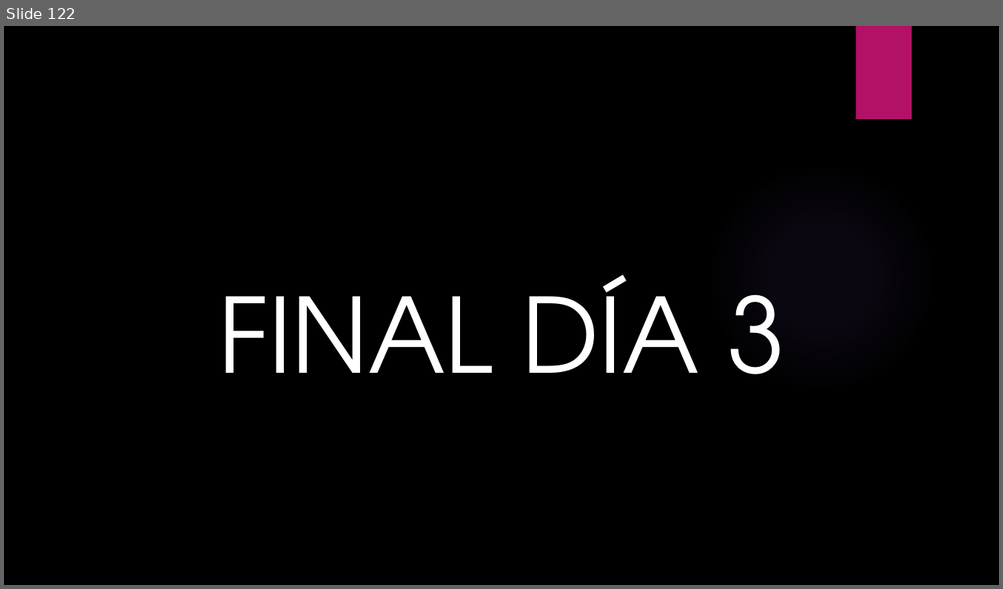
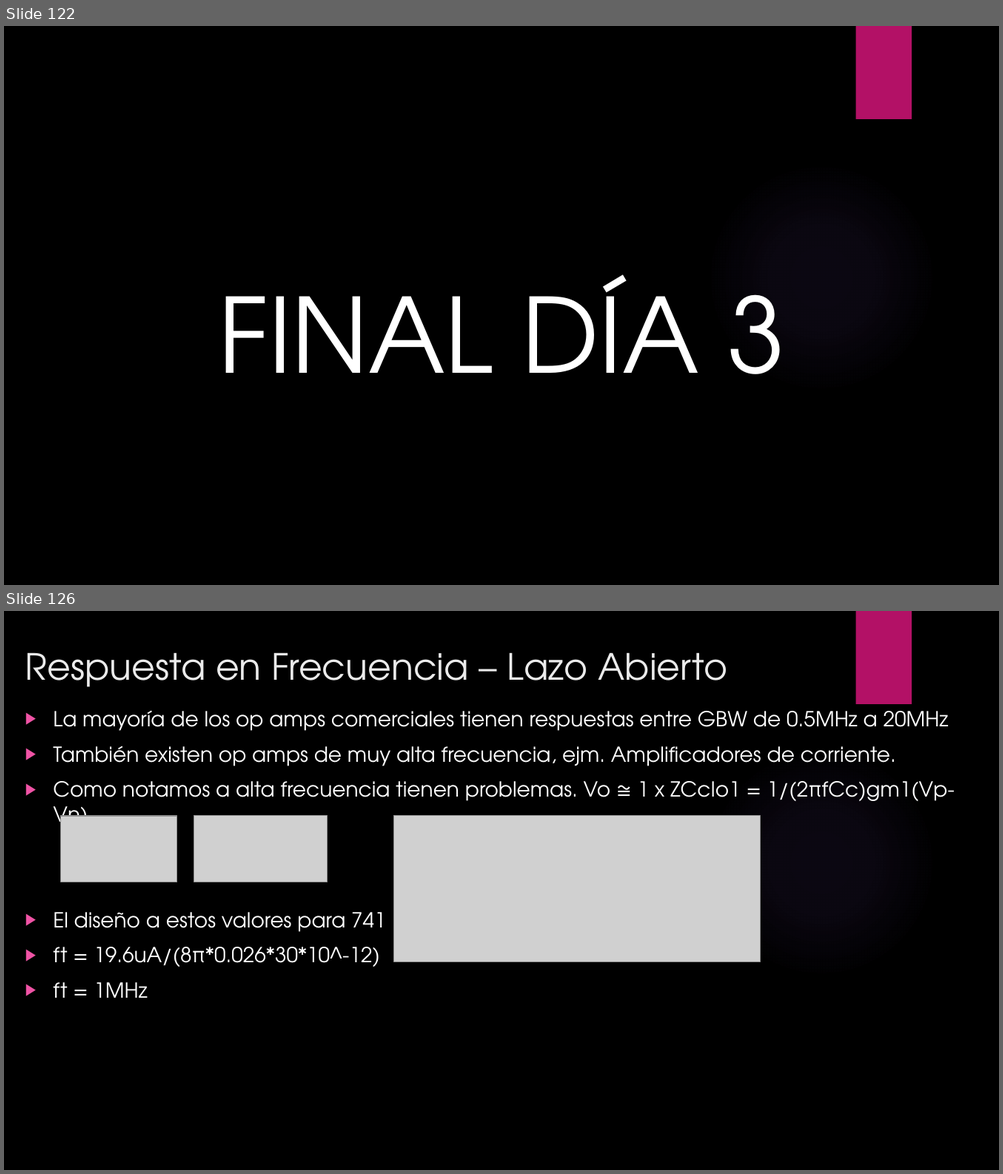
Before and after one commit to ulatinaedupa/ElectronicsII, a slide deck: Presentación/Electronica II.pptx. Shown one above the other, each under a label of ours: slide 122 before the commit, slides 122 and 126 after it; the slides between them are not shown. The pictures are 1003x589 and 1003x1174 pixels, drawn with LibreOffice and Linux fonts; fonts in the diff are those of the drawing; grey boxes stand for pictures; background and template pictures are left out. Boxes give left, top, right and bottom in pixels: in the first picture for what was removed or moved away, otherwise in the second. Text is boxed around its words. In the diff, an @@ line names an element or a change of style, - is before the commit and + after.

```diff
--- a/Presentación/Electronica II.pptx
+++ b/Presentación/Electronica II.pptx
@@ slide 126 added at [4, 611, 999, 1170], background picture (left out); not listed: 2 template elements that a slide beside it also shows @@
@@ title added at [25, 652, 727, 687], 35 pt, text #EBEBEB @@
+Respuesta en Frecuencia – Lazo Abierto
@@ text added at [53, 710, 954, 998], 20 pt, text #FFFFFF @@
+▶ La mayoría de los op amps comerciales tienen respuestas entre GBW de 0.5MHz a 20MHz
+▶ También existen op amps de muy alta frecuencia, ejm. Amplificadores de corriente.
+▶ Como notamos a alta frecuencia tienen problemas. Vo ≅ 1 x ZCcIo1 = 1/(2πfCc)gm1(Vp-Vn)
+▶ El diseño a estos valores para 741
+▶ ft = 19.6uA/(8π*0.026*30*10^-12)
+▶ ft = 1MHz
@@ picture added at [61, 816, 177, 883] @@
@@ picture added at [193, 815, 327, 882] @@
@@ picture added at [393, 816, 760, 963] @@
```
Also in this commit, not shown: 34 other slides added.
